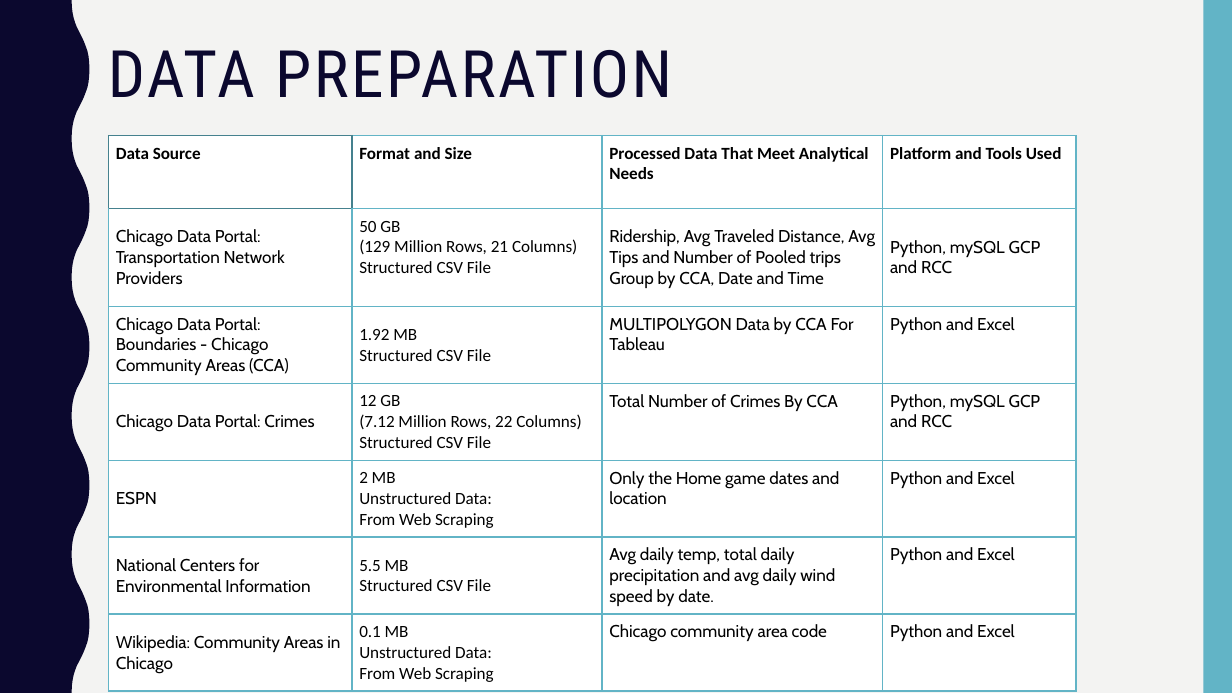
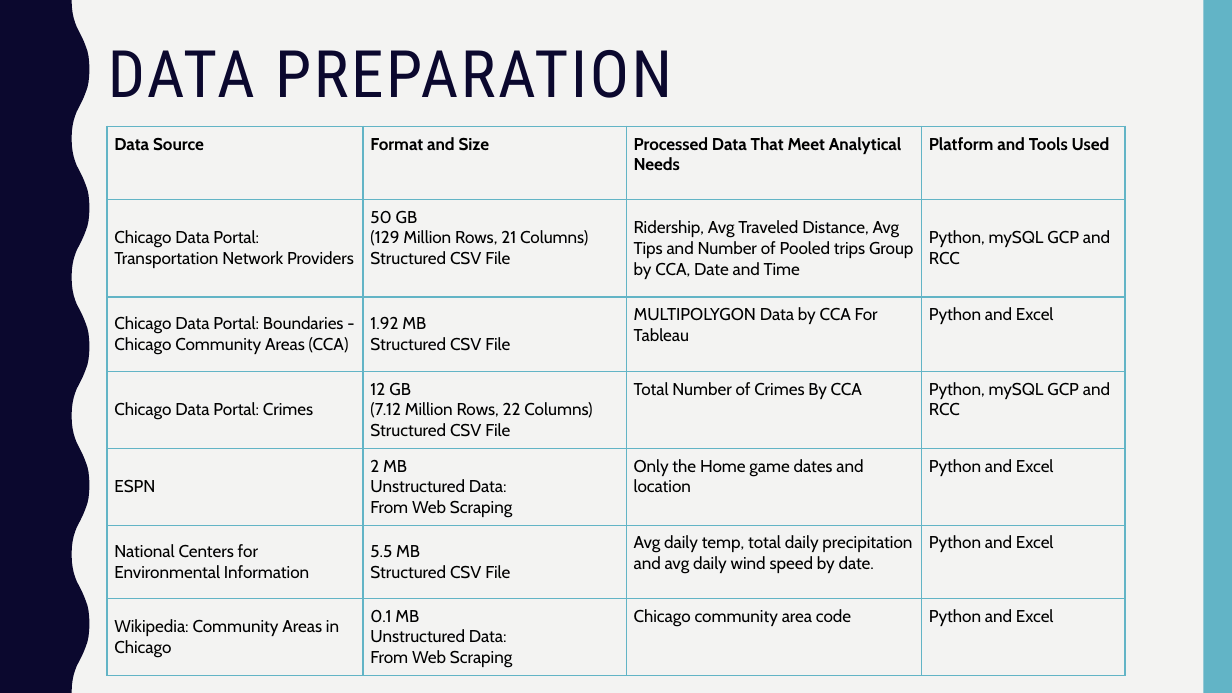
Before and after one commit to Data-Engineering-Platform-Final-Project/DEPA-FP-Files, a slide deck: slide 5 of DEPA Final Project PPT.pptx. Drawn at 1232x693 pixels with LibreOffice and Linux fonts; fonts in the diff are those of the drawing. Boxes give left, top, right and bottom in pixels: in the first picture for what was removed or moved away, otherwise in the second. Text is boxed around its words. In the diff, an @@ line names an element or a change of style, - is before the commit and + after.

```diff
--- a/DEPA Final Project PPT.pptx
+++ b/DEPA Final Project PPT.pptx
@@ table at [107, 127, 1126, 676] @@
@@ fill #FFFFFF to none in 28 cells @@
@@ font Calibri to Cabin in "Data Source", "Format and Size", "Processed Data That Meet Analytical Needs", "Platform and Tools Used" and 16 more places @@
@@ borders changed @@
@@ table: place and size @@
-table at [108, 136, 1077, 690]
+table at [107, 127, 1126, 676]
```
Also in this commit, not shown: 2 other slides changed.
